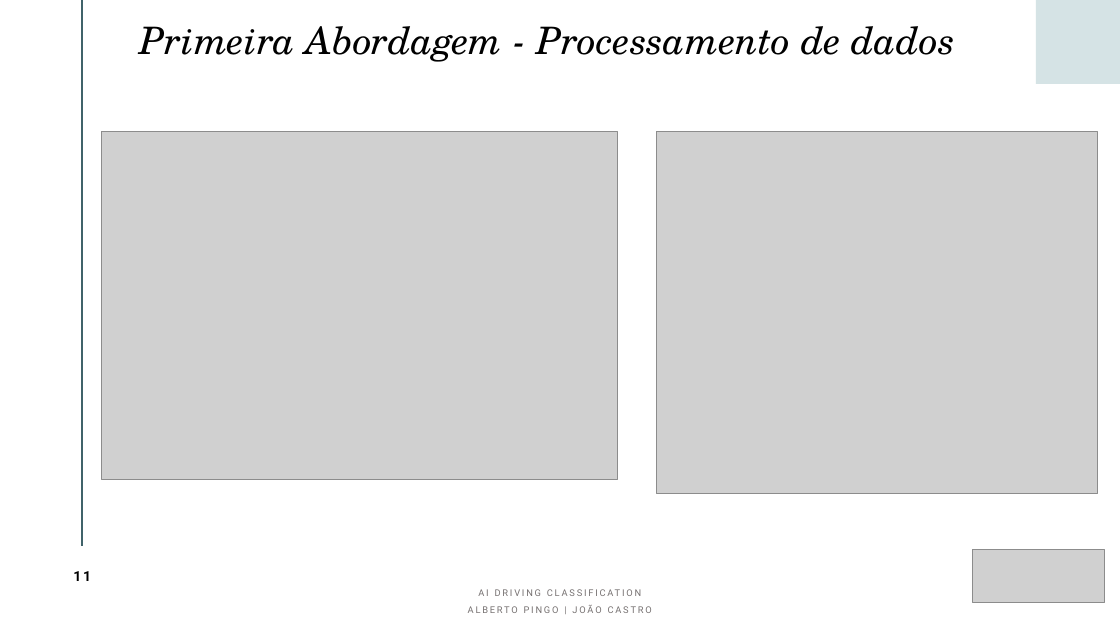
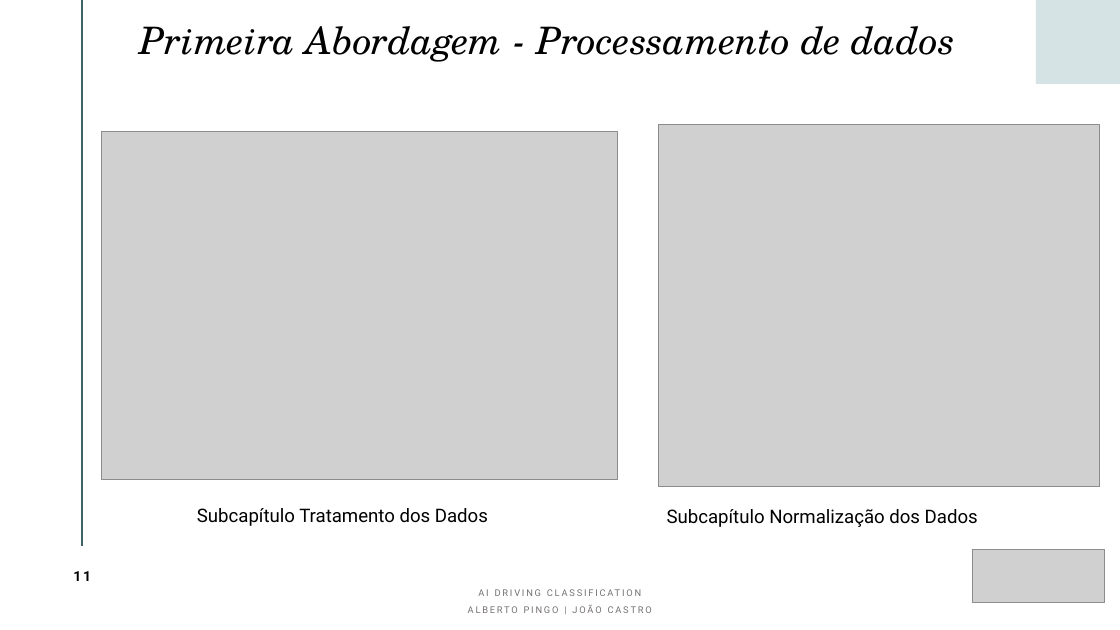
Before and after one commit to albertopingo/AI-driving-classification_FinalProject_CEng, a slide deck: slide 11 of ProjInf_AI_Driving_Classification.pptx. Drawn at 1120x630 pixels with LibreOffice and Linux fonts; fonts in the diff are those of the drawing; grey boxes stand for pictures. Boxes give left, top, right and bottom in pixels: in the first picture for what was removed or moved away, otherwise in the second. Text is boxed around its words. In the diff, an @@ line names an element or a change of style, - is before the commit and + after.

```diff
--- a/ProjInf_AI_Driving_Classification.pptx
+++ b/ProjInf_AI_Driving_Classification.pptx
@@ picture: place and size @@
-picture at [657,132,1098,494]
+picture at [659,124,1100,486]
@@ text added at [197,508,488,526], 16 pt, text #000000 @@
+Subcapítulo Tratamento dos Dados
@@ text added at [667,509,978,527], 16 pt, text #000000 @@
+Subcapítulo Normalização dos Dados
```
Also in this commit, not shown: 3 other slides changed.
